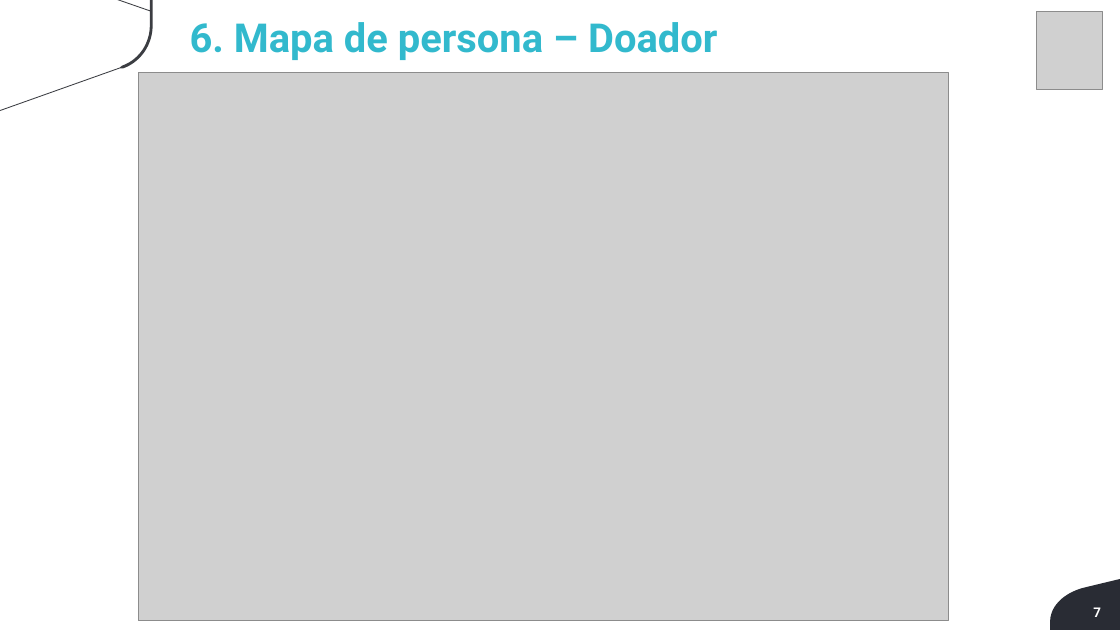
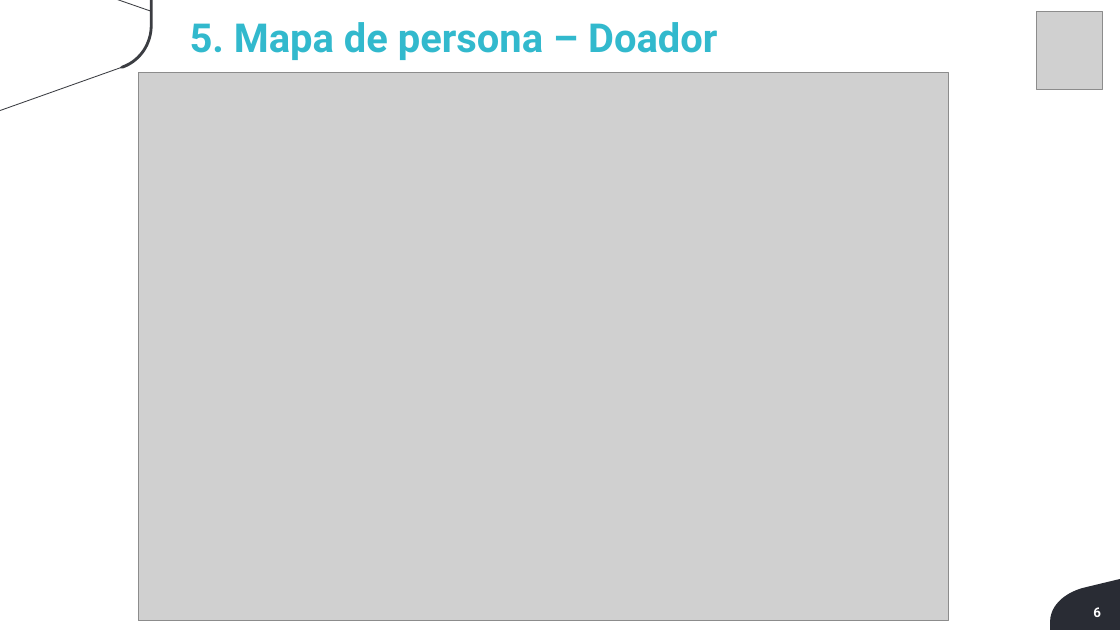
Before and after one commit to BandTec/Blood4Life, a slide deck: slide 6 of Blood4Life/4 Semestre/Sprint 1/Documentação/PPT/Apresentacao4ADSA_Sprint1_Blood4life.pptx (slide 7 before the commit). Drawn at 1120x630 pixels with LibreOffice and Linux fonts; fonts in the diff are those of the drawing; grey boxes stand for pictures; background and template pictures are left out. Boxes give left, top, right and bottom in pixels: in the first picture for what was removed or moved away, otherwise in the second. Text is boxed around its words. In the diff, an @@ line names an element or a change of style, - is before the commit and + after.

```diff
--- a/Blood4Life/4 Semestre/Sprint 1/Documentação/PPT/Apresentacao4ADSA_Sprint1_Blood4life.pptx
+++ b/Blood4Life/4 Semestre/Sprint 1/Documentação/PPT/Apresentacao4ADSA_Sprint1_Blood4life.pptx
@@ text at <box>190,22,717,60</box>: text changed @@
-6. Mapa de persona – Doador
+5. Mapa de persona – Doador
@@ page number at <box>1093,607,1101,617</box>: text changed @@
-7
+6
```
Also in this commit, not shown: 8 other slides changed, 2 slides added, 1 slide removed.
